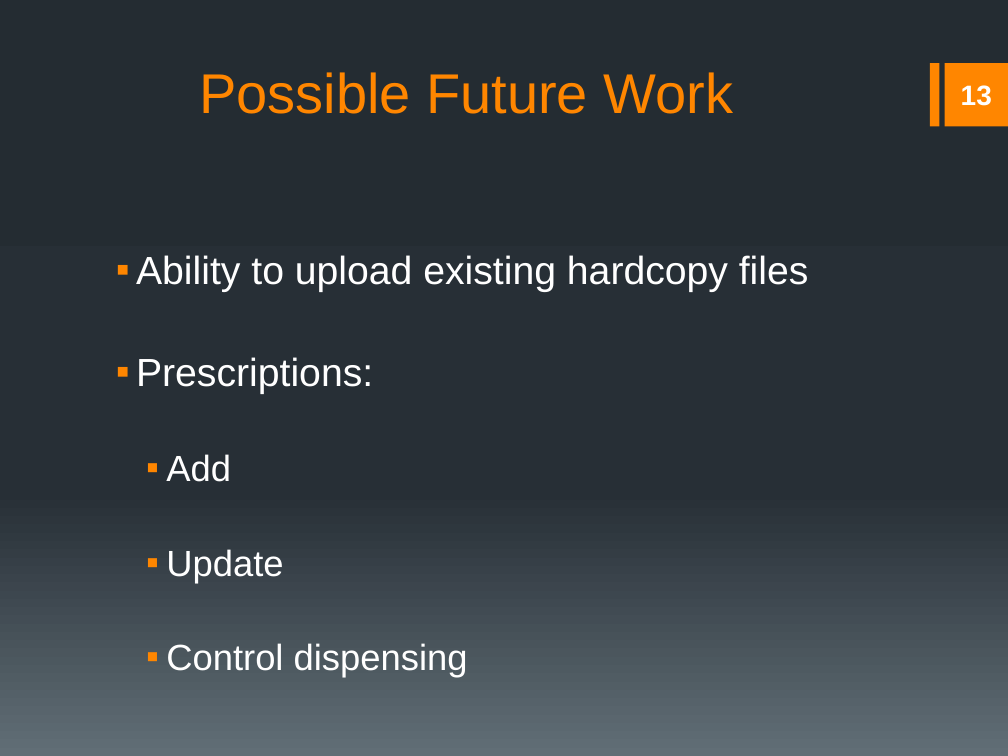
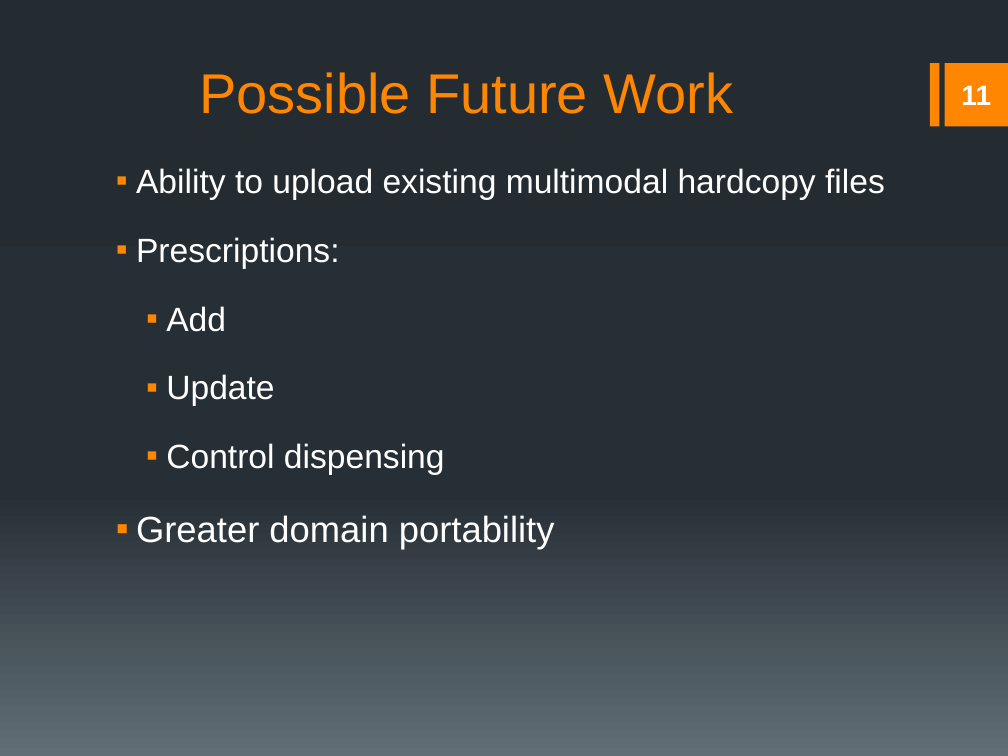
Before and after one commit to rmkane/semrs, a slide deck: slide 11 of Documentation/Final_Presentation.pptx (slide 13 before the commit). Drawn at 1008x756 pixels with LibreOffice and Linux fonts; fonts in the diff are those of the drawing. Boxes give left, top, right and bottom in pixels: in the first picture for what was removed or moved away, otherwise in the second. Text is boxed around its words. In the diff, an @@ line names an element or a change of style, - is before the commit and + after.

```diff
--- a/Documentation/Final_Presentation.pptx
+++ b/Documentation/Final_Presentation.pptx
@@ page number at bbox=[961, 85, 991, 105]: text changed @@
-13
+11
@@ text "Ability to upload existing multimodal ...": place and size @@
-text "Ability to upload existing multimodal ..." at bbox=[136, 255, 809, 678]
+text "Ability to upload existing multimodal ..." at bbox=[136, 168, 885, 549]
@@ text at bbox=[136, 168, 885, 200]: text changed; size 28 to 24 pt @@
-▪ Ability to upload existing hardcopy files
+▪ Ability to upload existing multimodal hardcopy files
@@ text at bbox=[136, 237, 445, 475]: size 28 to 24 pt in "Prescriptions:"; size 26 to 24 pt in "Add", "Update", "Control dispensing"; line spacing 2 to 1.5 @@
@@ text at bbox=[136, 515, 555, 549]: paragraph added @@
+▪ Greater domain portability
```
Also in this commit, not shown: 8 other slides changed, 2 slides removed, 4 other files.
